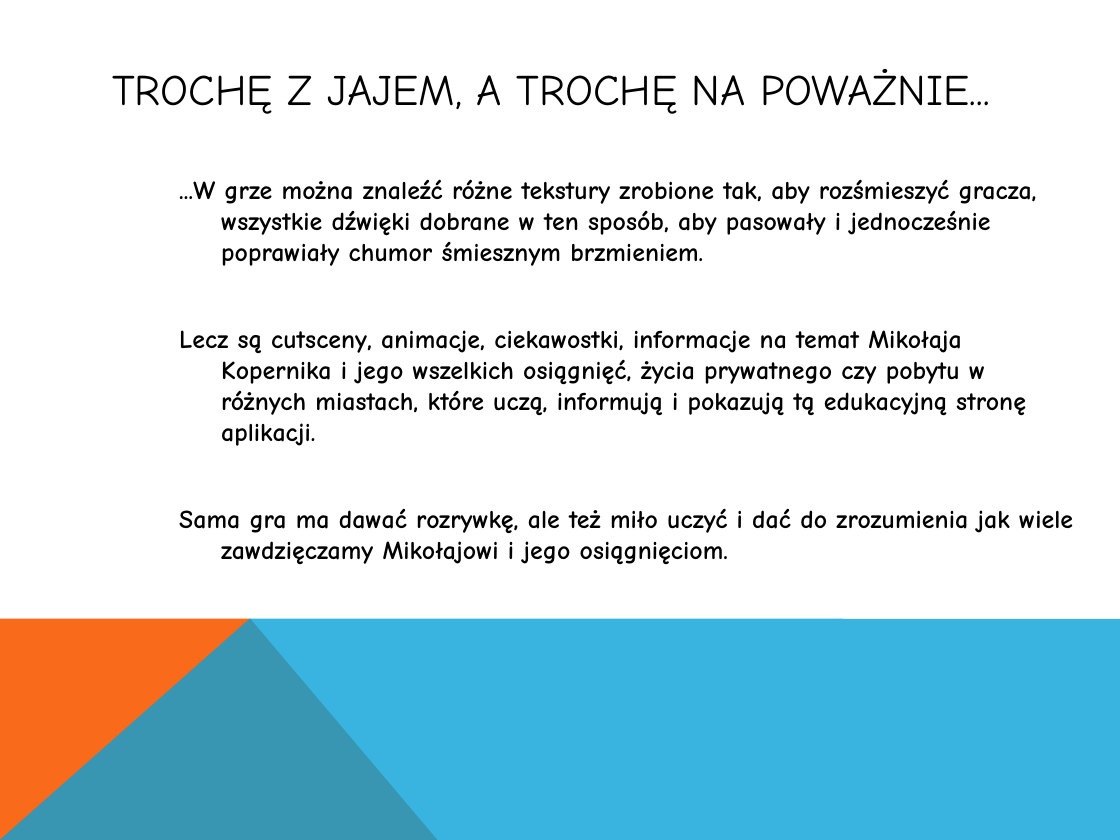
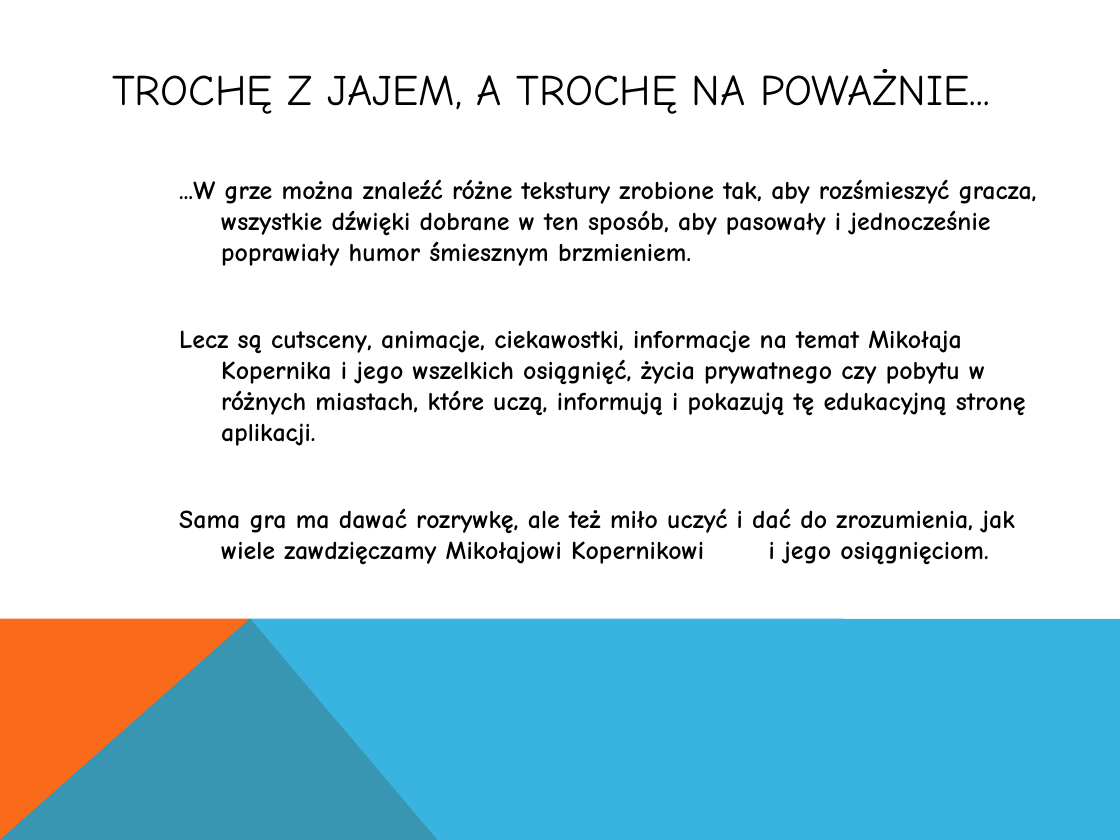
Before and after one commit to Lewan24/_Kopernik_XXI.w, a slide deck: slide 11 of Kopernik_i_Płaska_Ziemia_Prezentacja.pptx. Drawn at 1120x840 pixels with LibreOffice and Linux fonts; fonts in the diff are those of the drawing. Boxes give left, top, right and bottom in pixels: in the first picture for what was removed or moved away, otherwise in the second. Text is boxed around its words. In the diff, an @@ line names an element or a change of style, - is before the commit and + after.

```diff
--- a/Kopernik_i_Płaska_Ziemia_Prezentacja.pptx
+++ b/Kopernik_i_Płaska_Ziemia_Prezentacja.pptx
@@ text at [179,179,1037,565]: text changed @@
-...W grze można znaleźć różne tekstury zrobione tak, aby rozśmieszyć gracza, wszystkie dźwięki dobrane w ten sposób, aby pasowały i jednocześnie poprawiały chumor śmiesznym brzmieniem.
-Lecz są cutsceny, animacje, ciekawostki, informacje na temat Mikołaja Kopernika i jego wszelkich osiągnięć, życia prywatnego czy pobytu w różnych miastach, które uczą, informują i pokazują tą edukacyjną stronę aplikacji.
-Sama gra ma dawać rozrywkę, ale też miło uczyć i dać do zrozumienia jak wiele zawdzięczamy Mikołajowi i jego osiągnięciom.
+...W grze można znaleźć różne tekstury zrobione tak, aby rozśmieszyć gracza, wszystkie dźwięki dobrane w ten sposób, aby pasowały i jednocześnie poprawiały humor śmiesznym brzmieniem.
+Lecz są cutsceny, animacje, ciekawostki, informacje na temat Mikołaja Kopernika i jego wszelkich osiągnięć, życia prywatnego czy pobytu w różnych miastach, które uczą, informują i pokazują tę edukacyjną stronę aplikacji.
+Sama gra ma dawać rozrywkę, ale też miło uczyć i dać do zrozumienia, jak wiele zawdzięczamy Mikołajowi Kopernikowi i jego osiągnięciom.
```
Also in this commit, not shown: 1 other slide changed, 1 other file.
